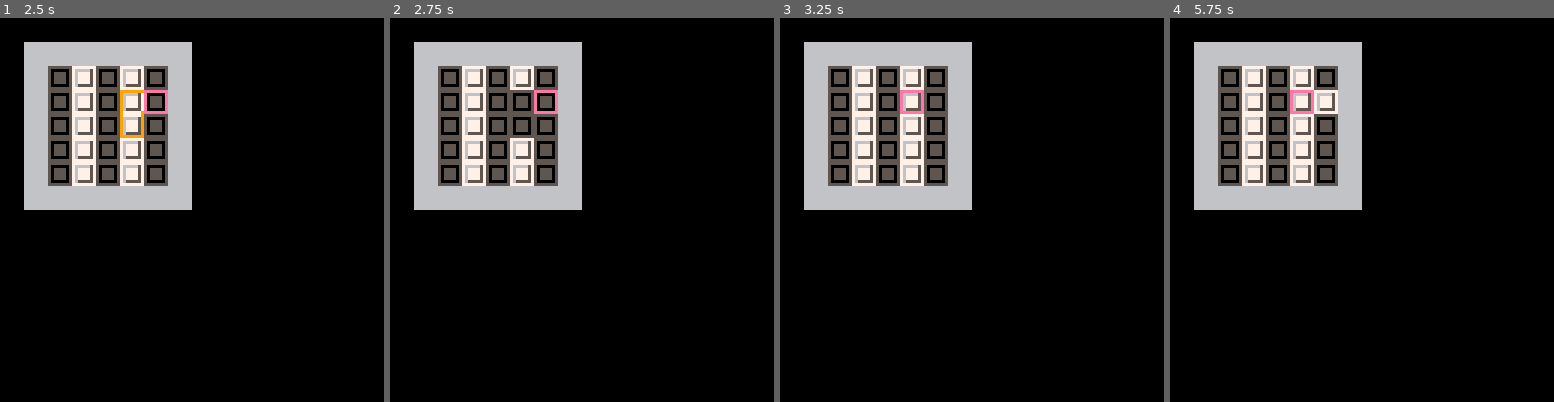
Above: before the commit, frames 1-4 (left to right).
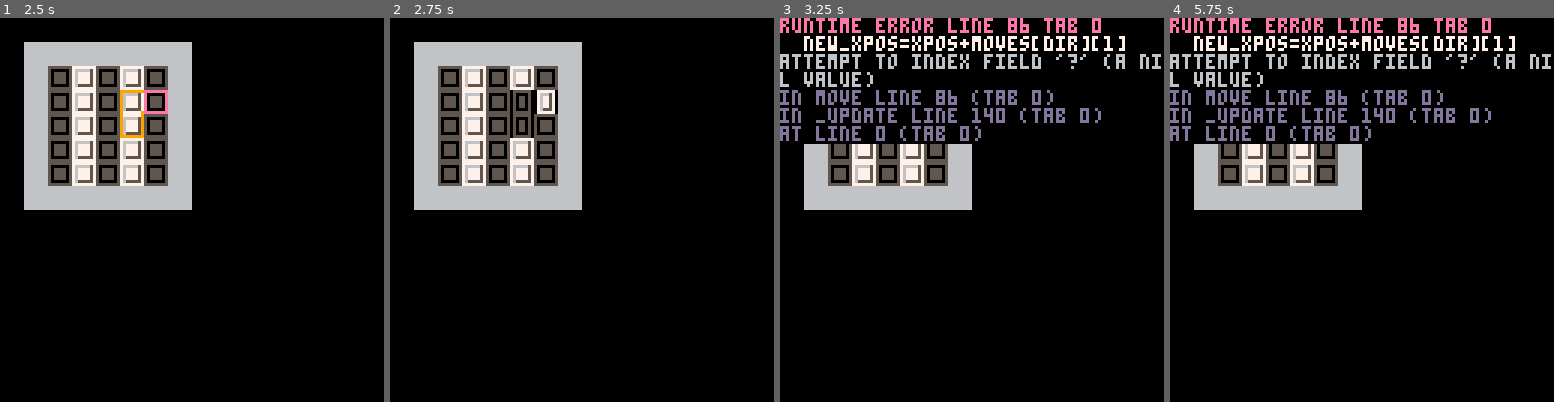
Above: after the commit, the same moments.

Repository: tobiasvl/picolarium
Game: PICO-8 cartridge picolarium.p8
Two runs of this game, one before a commit and one after it. Both use one fixed random seed, a clock stepped at 60 frames per second and the inputs below.
Inputs:
- Up to frame 1 (2.5 s): tap X (X key) at 0.33, 1.07, 1.85 s; tap O (Z key) at 0.7, 1.7, 2.1 s; hold Right 1.6-2.1 s; hold Up 2.15-2.42 s; hold Right from 2.47 s (still down)
- Up to frame 2 (2.75 s): keep holding Right; tap O (Z key) at 2.5 s
- Up to frame 3 (3.25 s): tap O (Z key) at 2.9 s; tap X (X key) at 2.97 s; release Right at 3.03 s; hold Left from 3.08 s (still down)
- Up to frame 4 (5.75 s): tap O (Z key) every 0.4 s from 3.3 to 5.7 s; release Left at 3.58 s; hold Down 3.63-3.97 s; hold Right 4.02-4.68 s; tap X (X key) at 4.08, 5.2 s; hold Up 4.73-5.03 s; hold Left 5.08-5.68 s; hold Down from 5.73 s (still down)

Frame 1 is identical in both runs. In frame 2, 0.8% of the frame differs, in the area x 31-44%, y 18-32%; in frame 3, 14%; in frame 4, 14%, in the area x 0-100%, y 0-33%.
Error after the commit: runtime error line 86 tab 0; new_xpos=xpos+moves[dir][1]; attempt to index field '?' (a nil value)

Commit message:
Flipping works and is animated

Diff:
--- a/picolarium.p8
+++ b/picolarium.p8
@@ -22,71 +22,70 @@
 
 function _init()
   pal()
-  level=1
-  draw_level(levels[1])
-  w=flr(2+#levels[1][1]/2)
-  h=flr(2+#levels[1]/2)
+  lvl=1
+  draw_level(levels[lvl])
+  w=flr(2+#levels[lvl][1]/2)
+  h=flr(2+#levels[lvl]/2)
   xpos = w*8
   ypos = h*8
   stack = {}
-  draw = false
+  draw=false
+  flips=false
+  play=true
 end
 
 function turn_off_draw()
   draw = false
   stack = {}
-  draw_level(levels[1])
+  draw_level(levels[lvl])
 end
 
 function verify_path()
-  draw = false
-  stack = {}
-  flips()
-  --todo
-end
-
-function flips()
+  draw=false
+  play=false
   bad_rows={}
-  for y=1,(#levels[1])+2 do
+  b_tiles={}
+  w_tiles={}
+  for y=1,(#levels[lvl])+2 do
     row_color=0
-    for x=1,(#levels[1][1])+2 do
-      if fget(mget(x,y),1) then--is a path
-        if fget(mget(x,y),2) then--white path
-          mset(x,y,17)--black
+    for x=1,(#levels[lvl][1])+2 do
+        if fget(mget(x,y),2) then--white
+          if fget(mget(x,y),1) then--is a path
+            mset(x,y,48)--black
+            add(w_tiles,{x,y})
+          end
           if row_color==0 then
             row_color=1
-          elseif row_color==1 then
+          elseif row_color==2 then
+            del(bad_rows,y) --very dumb
             add(bad_rows,y)
           end
-        elseif fget(mget(x,y),3) then--black path
-          mset(x,y,1)--white
+        elseif fget(mget(x,y),3) then--black
+          if fget(mget(x,y),1) then--is a path
+            mset(x,y,56)--white
+            add(b_tiles,{x,y})
+          end
           if row_color==0 then
             row_color=2
-          elseif row_color==2 then
+          elseif row_color==1 then
+            del(bad_rows,y) --very dumb
             add(bad_rows,y)
           end
         else
           mset(x,y,33)--border
         end
-      end
-    end
-  end
-  if #bad_rows~=0 then
-    for y in all(bad_rows) do
-      for x=2,(#levels[level][1])+1 do
-        mset(x,y,mget(x,y)+15)
-      end
-    end
-  end
-end
+    end
+  end
+  flips=true
+end
+
+-- x delta, y delta, opposite direction
+moves = {[1]={-8,0,2},
+         [2]={8,0,1},
+         [4]={0,-8,8},
+         [8]={0,8,4}}
 
 function move(dir)
-  -- x delta, y delta, opposite direction
-  moves = {[1]={-8,0,2},
-           [2]={8,0,1},
-           [4]={0,-8,8},
-           [8]={0,8,4}}
-
   new_xpos=xpos+moves[dir][1]
   new_ypos=ypos+moves[dir][2]
   if draw and stack[#stack]==moves[dir][3] then
@@ -131,23 +130,62 @@
 end
 
 function _update()
-  if btnp(🅾️) then
+  if btnp(🅾️) and play then
     if not draw then
       draw = true
     else
+      mset(xpos/8,ypos/8,mget(xpos/8,ypos/8)+path_tile(nil,moves[stack[#stack]][3]))
       verify_path()
     end
-  elseif btnp(❎) then
+  elseif btnp(❎) and play then
     turn_off_draw()
-  elseif btnp(⬅️) or btnp(➡️) or btnp(⬆️) or btnp(⬇️) then --TODO handle diagonals
+  elseif btnp(⬅️) or btnp(➡️) or btnp(⬆️) or btnp(⬇️) and play then --todo handle diagonals
     move(btnp())
   end
 end
 
 function _draw()
   cls()
+  if flips then
+    for t in all(b_tiles) do
+      s=mget(t[1],t[2])
+      mset(t[1],t[2],s-1)
+      if s==49 then
+        flips=false
+        verify=true
+      end
+    end
+    for t in all(w_tiles) do
+      s=mget(t[1],t[2])
+      mset(t[1],t[2],s+1)
+      if s==55 then
+        flips=false
+        verify=true
+      end
+    end
+  end
+--[[  if verify then
+    if #bad_rows~=0 then
+      for y in all(bad_rows) do
+        for x=2,(#levels[lvl][1])+1 do
+          s=mget(x,y)
+          if s==1 or s==48 then
+            mset(x,y,12)
+          elseif s==17 or s==56 then
+            mset(x,y,28)
+          elseif s==28 then
+            mset(x,y,32)
+            verify=false
+          elseif s==12 then
+            mset(x,y,16)
+            verify=false
+          end
+        end
+      end
+    end
+  end]]
   map()
-  spr(0, xpos, ypos)
+  if (play) spr(0, xpos, ypos)
   --print(draw)
   --print(stack[#stack])
 end
@@ -334,8 +372,16 @@
 
 
 
+…(8 lines of a section not shown)…
 __gff__
-0005060606060606060606060505050505090a0a0a0a0a0a0a0a0a0a05050509090102020202020202020202000000000000000000000000000000000000000000000000000000000000000000000000000000000000000000000000000000000000000000000000000000000000000000000000000000000000000000000000
+0009060606060606060606060500000005050a0a0a0a0a0a0a0a0a0a09000000090102020202020202020202000000000505050505050505090900000000000000000000000000000000000000000000000000000000000000000000000000000000000000000000000000000000000000000000000000000000000000000000
 0000000000000000000000000000000000000000000000000000000000000000000000000000000000000000000000000000000000000000000000000000000000000000000000000000000000000000000000000000000000000000000000000000000000000000000000000000000000000000000000000000000000000000
 
 
Not shown, changed: 32 lines of the sprite sheet (__gfx__) section of picolarium.p8
